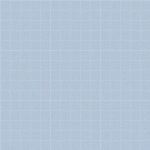
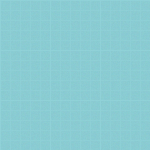
Layer changes from the first 150 x 150 image to the second:
"Rectangle 1": opacity 30% → 50%, painted on it over (x1=0, y1=0, x2=150, y2=150)
